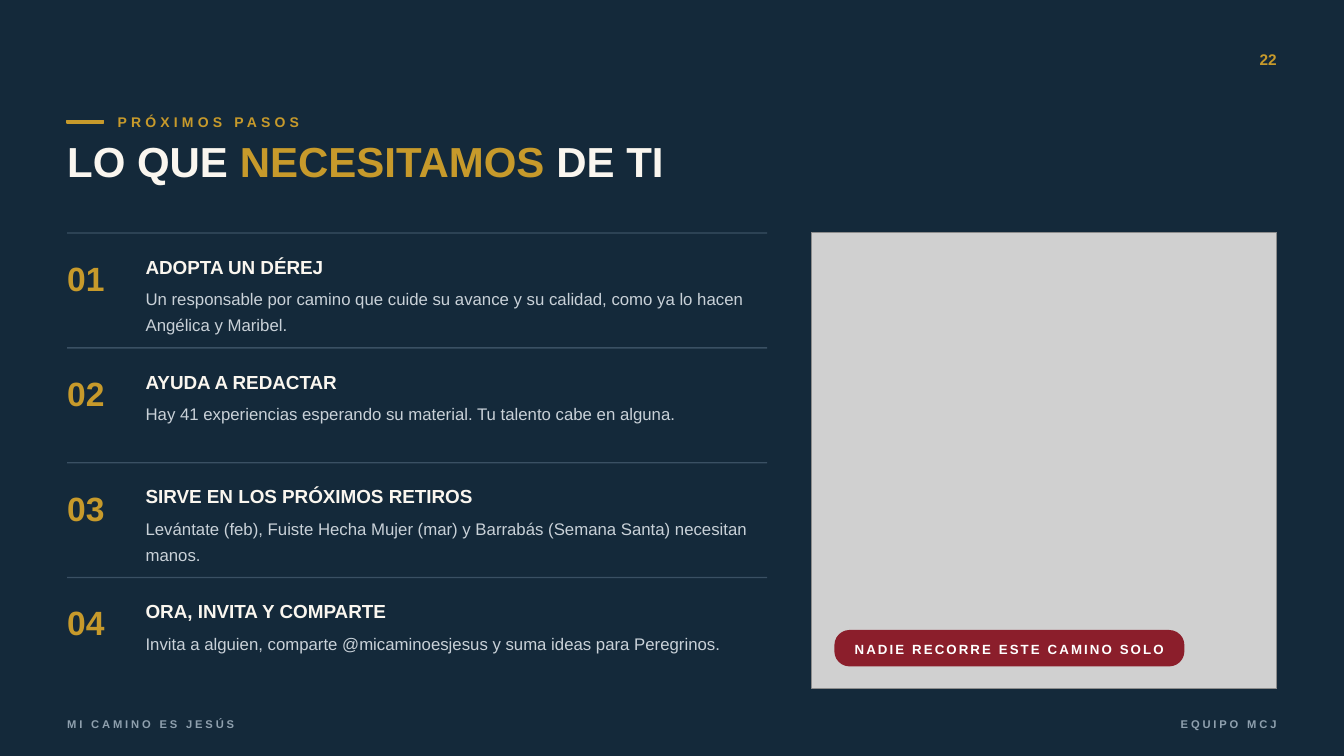
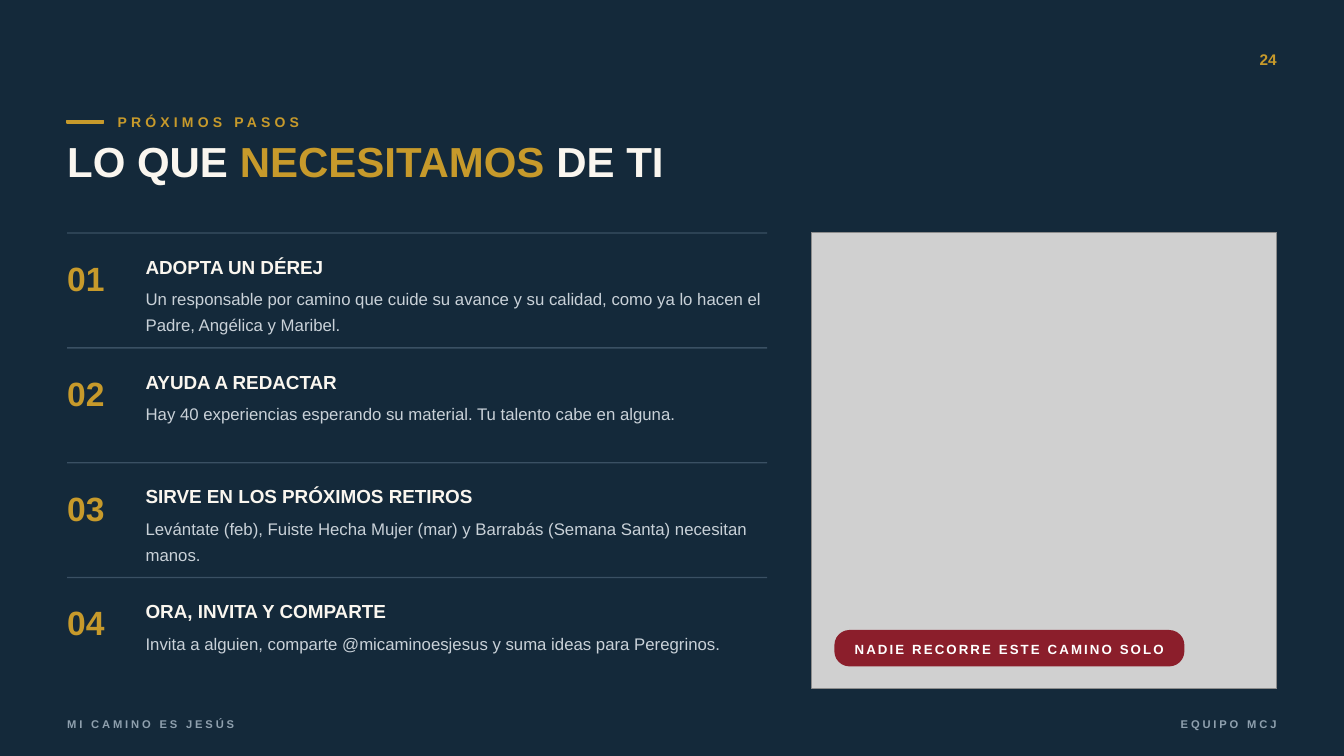
Before and after one commit to iikno/micaminoesjesus, a slide deck: slide 24 of presentacion/MCJ-Presentacion-Equipo.pptx (slide 22 before the commit). Drawn at 1344x756 pixels with LibreOffice and Linux fonts; fonts in the diff are those of the drawing; grey boxes stand for pictures; background and template pictures are left out. Boxes give left, top, right and bottom in pixels: in the first picture for what was removed or moved away, otherwise in the second. Text is boxed around its words. In the diff, an @@ line names an element or a change of style, - is before the commit and + after.

```diff
--- a/presentacion/MCJ-Presentacion-Equipo.pptx
+++ b/presentacion/MCJ-Presentacion-Equipo.pptx
@@ page number at bbox=[1260, 54, 1277, 65]: text changed @@
-22
+24
@@ text at bbox=[146, 293, 761, 335]: text changed @@
-Un responsable por camino que cuide su avance y su calidad, como ya lo hacen Angélica y Maribel.
+Un responsable por camino que cuide su avance y su calidad, como ya lo hacen el Padre, Angélica y Maribel.
@@ text at bbox=[146, 408, 675, 424]: text changed @@
-Hay 41 experiencias esperando su material. Tu talento cabe en alguna.
+Hay 40 experiencias esperando su material. Tu talento cabe en alguna.
```
Also in this commit, not shown: 8 other slides changed, 2 slides added, 2 other files.
